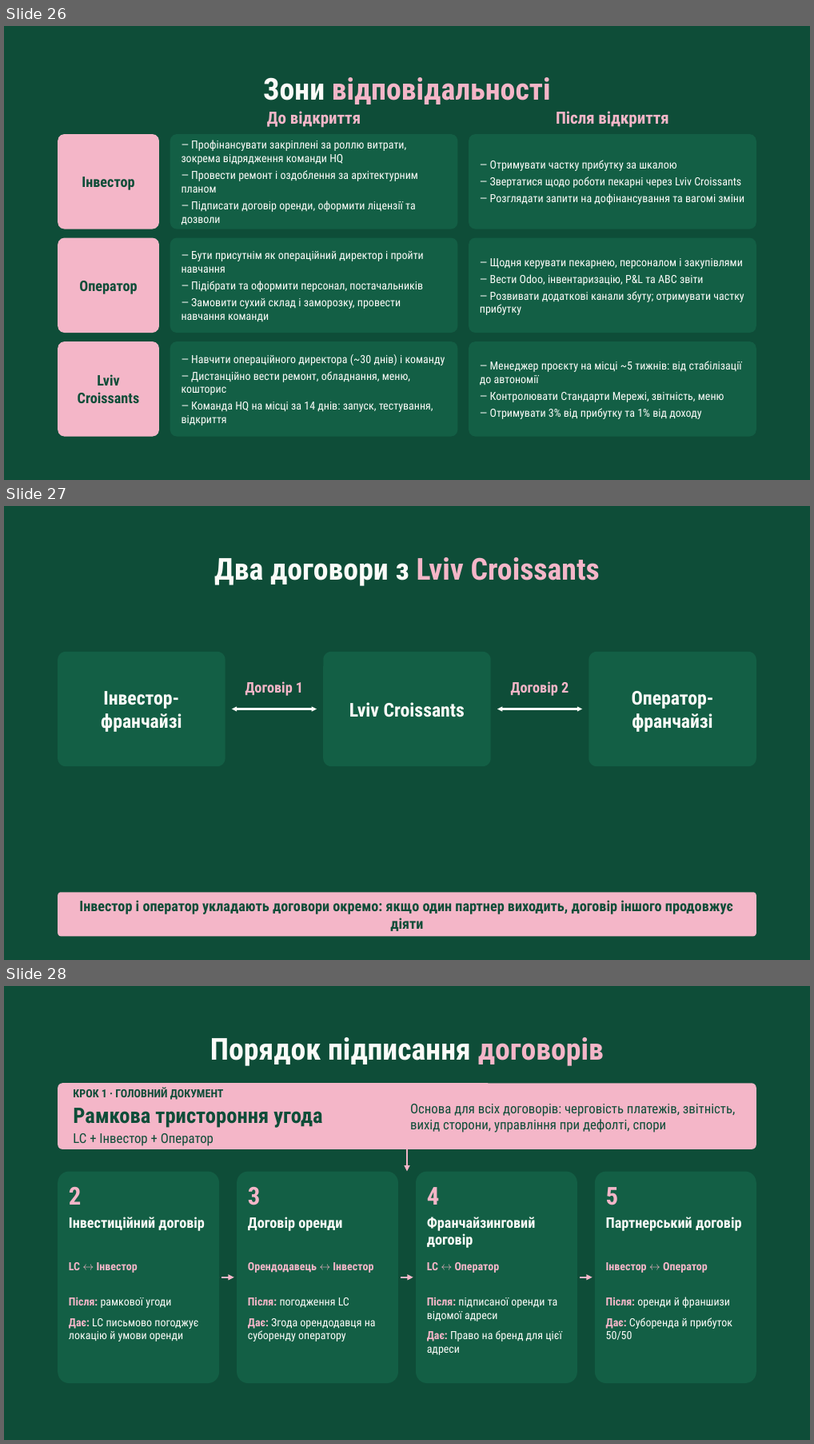
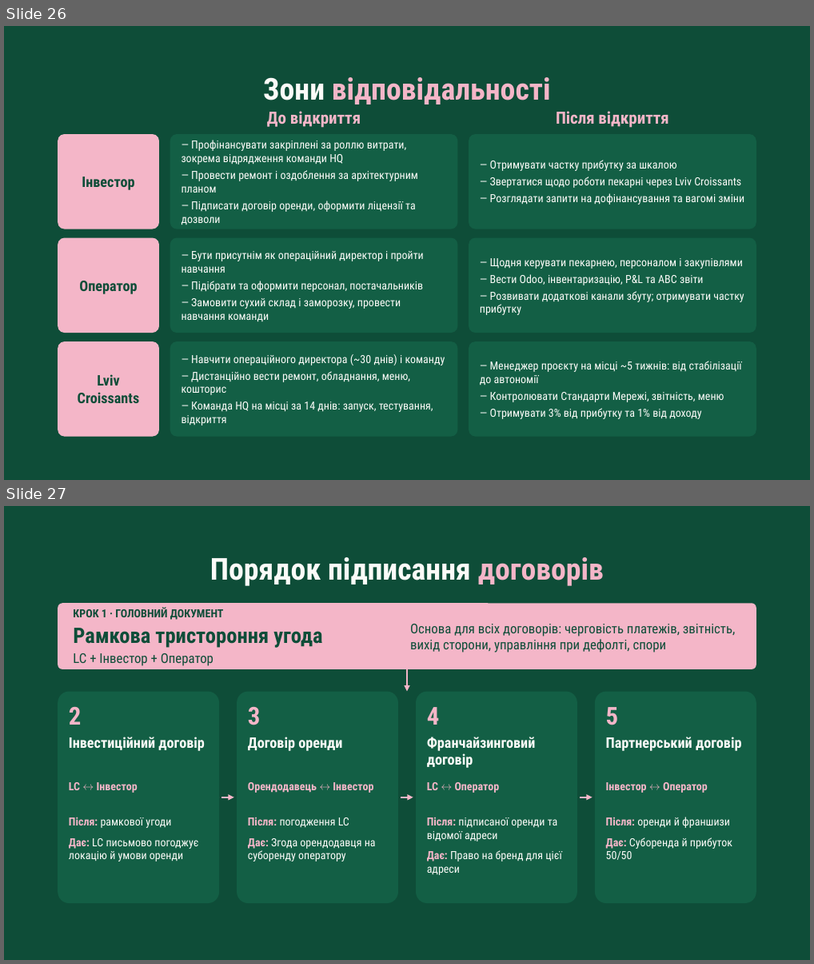
Before and after one commit to denfidiriv-cmyk/xcrypto, a slide deck: presentation_with_contract.pptx. Shown one above the other, each under a label of ours: slides 26, 27 and 28 before the commit, slides 26 and 27 after it. The pictures are 814x1444 and 814x964 pixels, drawn with LibreOffice and Linux fonts; fonts in the diff are those of the drawing. Boxes give left, top, right and bottom in pixels: in the first picture for what was removed or moved away, otherwise in the second. Text is boxed around its words. In the diff, an @@ line names an element or a change of style, - is before the commit and + after.

```diff
--- a/presentation_with_contract.pptx
+++ b/presentation_with_contract.pptx
@@ slide 27 removed at <box>4,506,810,960</box>, background #0E4D38 @@
@@ text removed at <box>214,557,600,586</box> @@
-Два договори з Lviv Croissants
@@ rounded rectangle removed at <box>58,652,226,766</box> @@
@@ rounded rectangle removed at <box>323,652,491,766</box> @@
@@ rounded rectangle removed at <box>589,652,757,766</box> @@
@@ text removed at <box>101,691,182,732</box> @@
-Інвестор-франчайзі
@@ text removed at <box>246,681,303,696</box> @@
-Договір 1
@@ text removed at <box>511,681,569,696</box> @@
-Договір 2
@@ text removed at <box>632,691,714,732</box> @@
-Оператор-франчайзі
@@ double arrow removed from (232, 709) to (317, 709) @@
@@ text removed at <box>350,702,465,717</box> @@
-Lviv Croissants
@@ double arrow removed from (498, 709) to (582, 709) @@
@@ rounded rectangle removed at <box>58,892,756,936</box> @@
@@ text removed at <box>79,900,734,931</box> @@
-Інвестор і оператор укладають договори окремо: якщо один партнер виходить, договір іншого продовжує діяти
@@ what was slide 28 is now slide 27 @@
```
Also in this commit, not shown: 5 slides added, 9 other slides removed.
